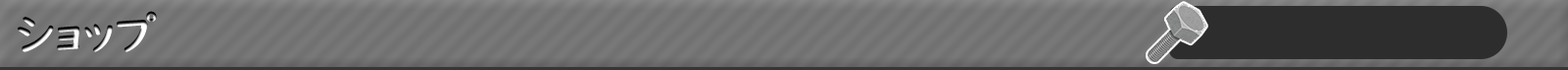
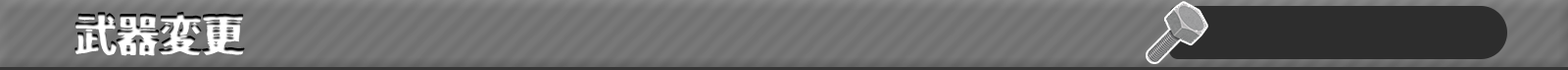
Layered file, before and after one edit (1568 x 70). Changes by layer:
renamed "レイヤー 1" to "레이어 4", painted on it over box(17, 10, 245, 56)
